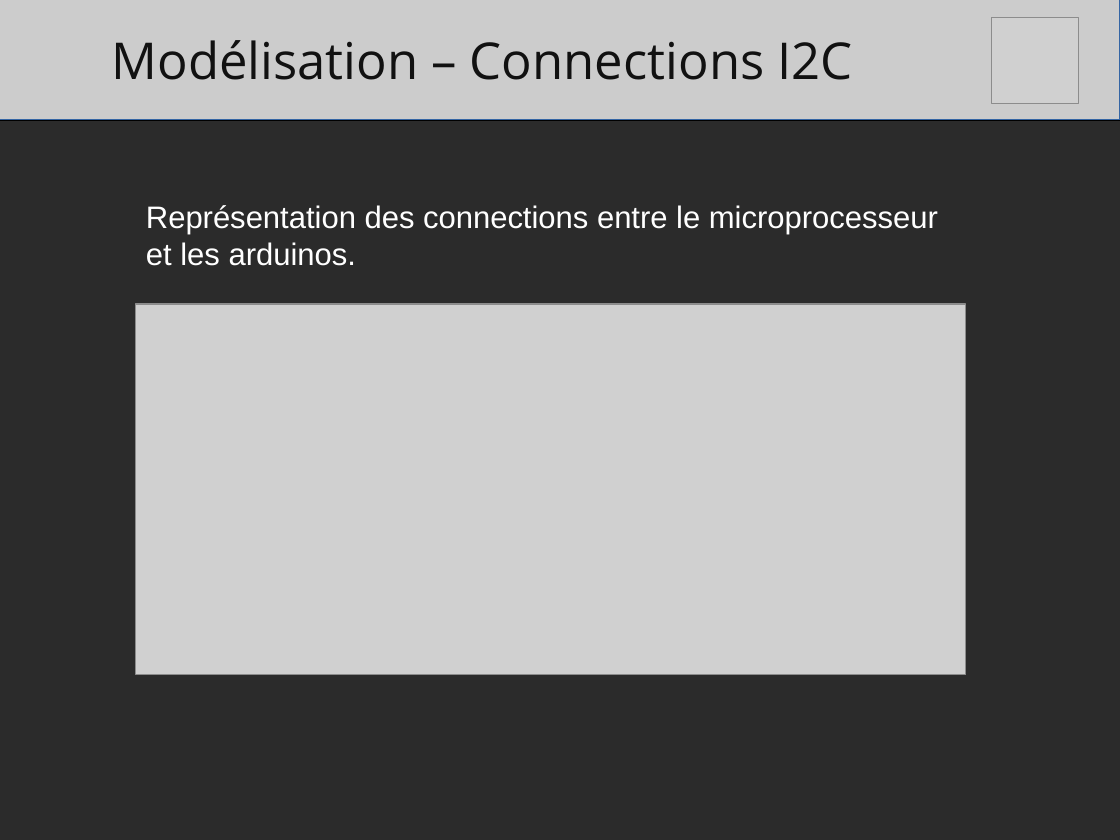
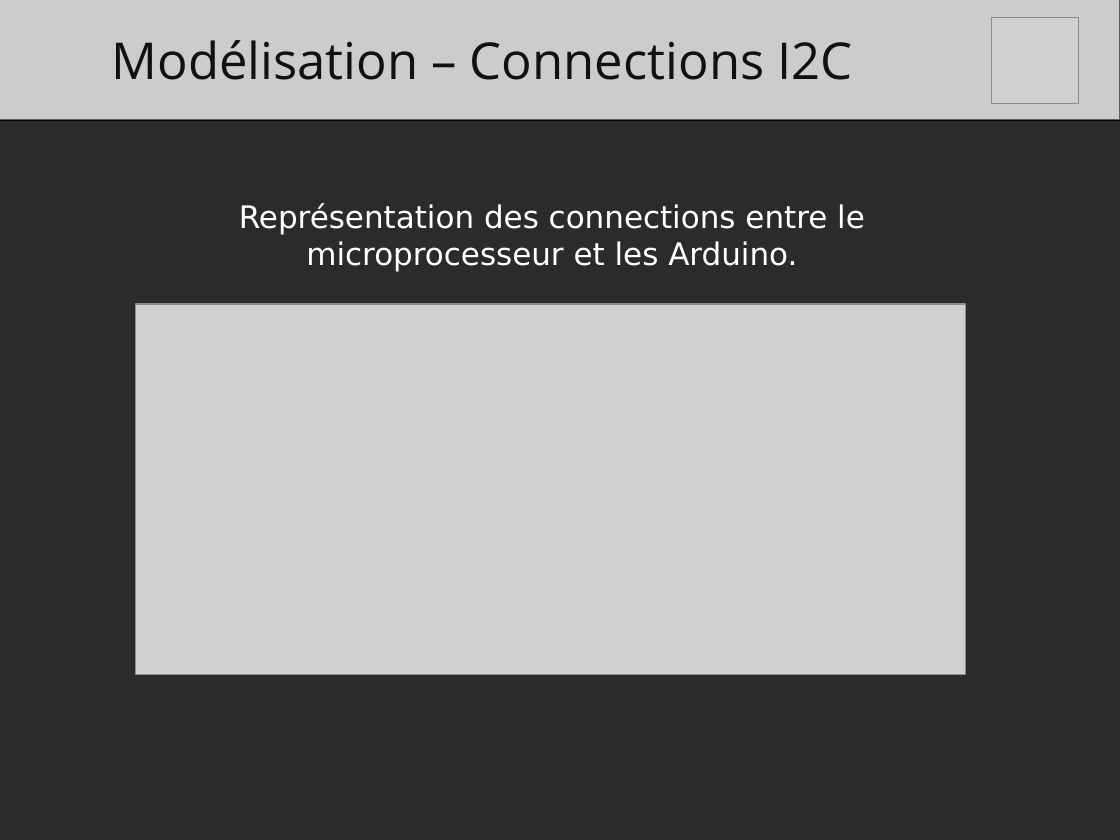
Before and after one commit to julienp17/WaveMirror, a slide deck: slide 11 of presentation/modelisation.odp. Drawn at 1120x840 pixels with LibreOffice and Linux fonts; fonts in the diff are those of the drawing; grey boxes stand for pictures; background and template pictures are left out; a plain dark background stands for a picture behind light text. Boxes give left, top, right and bottom in pixels: in the first picture for what was removed or moved away, otherwise in the second. Text is boxed around its words. In the diff, an @@ line names an element or a change of style, - is before the commit and + after.

```diff
--- a/presentation/modelisation.odp
+++ b/presentation/modelisation.odp
@@ text at [239,203,865,271]: text changed; font Arial to DejaVu Sans @@
-Représentation des connections entre le microprocesseur et les arduinos.
+Représentation des connections entre le microprocesseur et les Arduino.
```
Also in this commit, not shown: 7 other slides changed.
